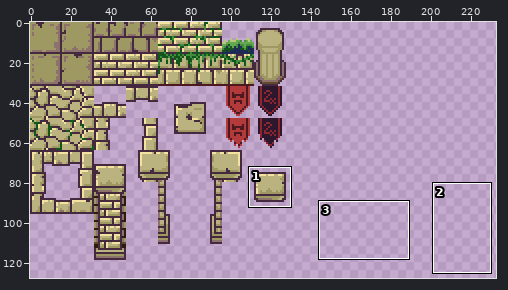
A pixel-art file gets an edit: Assets/Sprites/arena-tileset.ase. Above, an overview of the earlier version with the close-up marked.
Close-up. The starting point:
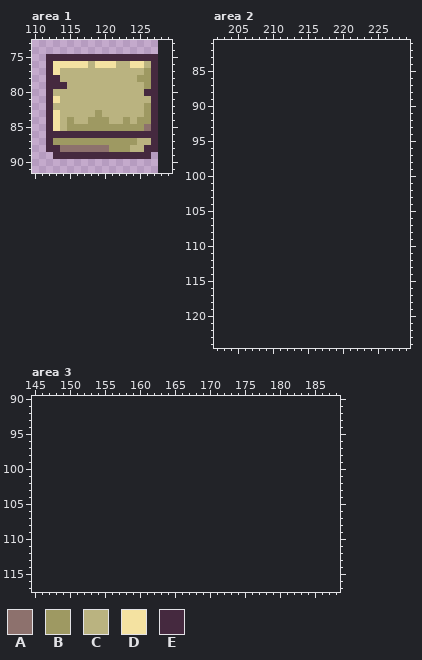
128x128 pixels, 1 frame. Shown: area 1: x 110..129, y 73..91; area 2: x 202..229, y 81..124; area 3: x 145..188, y 90..117. The old version is drawn lined up with the new one, on the new canvas. The wide view leaves out empty margins. The commit also changed other parts of the picture, which this record leaves out.
Palette (. is transparent): A #8d716d  B #9e9962  C #bab380  D #f4e2a1  E #45293f
After the commit:
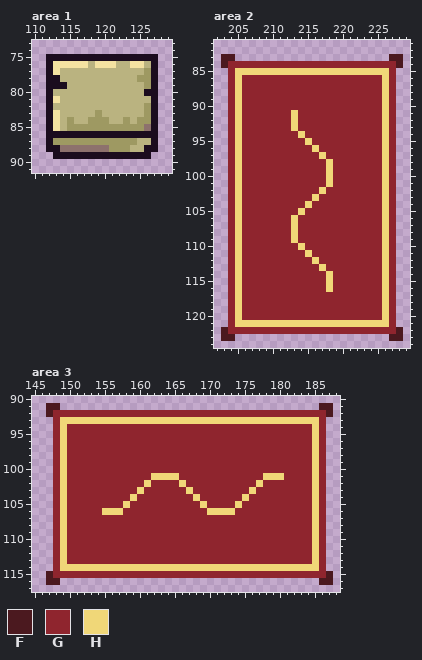
Colours new in this view: F #4b191f  G #8f252e  H #f0d778
The edit:
canvas 128x128 -> 256x128
colour E: #45293f -> #1b0c1e
Changed rows in their new state; - is a pixel that keeps its letter.
Area 2:
first column x 203:
 83 FF----------------------FF
 84 FGGGGGGGGGGGGGGGGGGGGGGGGF
 85 -GHHHHHHHHHHHHHHHHHHHHHHG-
 86 -GHGGGGGGGGGGGGGGGGGGGGHG-
 87 -GHGGGGGGGGGGGGGGGGGGGGHG-
 88 -GHGGGGGGGGGGGGGGGGGGGGHG-
 89 -GHGGGGGGGGGGGGGGGGGGGGHG-
 90 -GHGGGGGGGGGGGGGGGGGGGGHG-
 91 -GHGGGGGGGHGGGGGGGGGGGGHG-
 92 -GHGGGGGGGHGGGGGGGGGGGGHG-
 93 -GHGGGGGGGHGGGGGGGGGGGGHG-
 94 -GHGGGGGGGGHGGGGGGGGGGGHG-
 95 -GHGGGGGGGGGHGGGGGGGGGGHG-
 96 -GHGGGGGGGGGGHGGGGGGGGGHG-
 97 -GHGGGGGGGGGGGHGGGGGGGGHG-
 98 -GHGGGGGGGGGGGGHGGGGGGGHG-
 99 -GHGGGGGGGGGGGGHGGGGGGGHG-
100 -GHGGGGGGGGGGGGHGGGGGGGHG-
101 -GHGGGGGGGGGGGGHGGGGGGGHG-
102 -GHGGGGGGGGGGGHGGGGGGGGHG-
103 -GHGGGGGGGGGGHGGGGGGGGGHG-
104 -GHGGGGGGGGGHGGGGGGGGGGHG-
105 -GHGGGGGGGGHGGGGGGGGGGGHG-
106 -GHGGGGGGGHGGGGGGGGGGGGHG-
107 -GHGGGGGGGHGGGGGGGGGGGGHG-
108 -GHGGGGGGGHGGGGGGGGGGGGHG-
109 -GHGGGGGGGHGGGGGGGGGGGGHG-
110 -GHGGGGGGGGHGGGGGGGGGGGHG-
111 -GHGGGGGGGGGHGGGGGGGGGGHG-
112 -GHGGGGGGGGGGHGGGGGGGGGHG-
113 -GHGGGGGGGGGGGHGGGGGGGGHG-
114 -GHGGGGGGGGGGGGHGGGGGGGHG-
115 -GHGGGGGGGGGGGGHGGGGGGGHG-
116 -GHGGGGGGGGGGGGHGGGGGGGHG-
117 -GHGGGGGGGGGGGGGGGGGGGGHG-
118 -GHGGGGGGGGGGGGGGGGGGGGHG-
119 -GHGGGGGGGGGGGGGGGGGGGGHG-
120 -GHGGGGGGGGGGGGGGGGGGGGHG-
121 -GHHHHHHHHHHHHHHHHHHHHHHG-
122 FGGGGGGGGGGGGGGGGGGGGGGGGF
123 FF----------------------FF
Area 3:
first column x 147:
 91 FF-------------------------------------FF
 92 FGGGGGGGGGGGGGGGGGGGGGGGGGGGGGGGGGGGGGGGF
 93 -GHHHHHHHHHHHHHHHHHHHHHHHHHHHHHHHHHHHHHG-
 94 -GHGGGGGGGGGGGGGGGGGGGGGGGGGGGGGGGGGGGHG-
 95 -GHGGGGGGGGGGGGGGGGGGGGGGGGGGGGGGGGGGGHG-
 96 -GHGGGGGGGGGGGGGGGGGGGGGGGGGGGGGGGGGGGHG-
 97 -GHGGGGGGGGGGGGGGGGGGGGGGGGGGGGGGGGGGGHG-
 98 -GHGGGGGGGGGGGGGGGGGGGGGGGGGGGGGGGGGGGHG-
 99 -GHGGGGGGGGGGGGGGGGGGGGGGGGGGGGGGGGGGGHG-
100 -GHGGGGGGGGGGGGGGGGGGGGGGGGGGGGGGGGGGGHG-
101 -GHGGGGGGGGGGGGHHHHGGGGGGGGGGGGHHHGGGGHG-
102 -GHGGGGGGGGGGGHGGGGHGGGGGGGGGGHGGGGGGGHG-
103 -GHGGGGGGGGGGHGGGGGGHGGGGGGGGHGGGGGGGGHG-
104 -GHGGGGGGGGGHGGGGGGGGHGGGGGGHGGGGGGGGGHG-
105 -GHGGGGGGGGHGGGGGGGGGGHGGGGHGGGGGGGGGGHG-
106 -GHGGGGGHHHGGGGGGGGGGGGHHHHGGGGGGGGGGGHG-
107 -GHGGGGGGGGGGGGGGGGGGGGGGGGGGGGGGGGGGGHG-
108 -GHGGGGGGGGGGGGGGGGGGGGGGGGGGGGGGGGGGGHG-
109 -GHGGGGGGGGGGGGGGGGGGGGGGGGGGGGGGGGGGGHG-
110 -GHGGGGGGGGGGGGGGGGGGGGGGGGGGGGGGGGGGGHG-
111 -GHGGGGGGGGGGGGGGGGGGGGGGGGGGGGGGGGGGGHG-
112 -GHGGGGGGGGGGGGGGGGGGGGGGGGGGGGGGGGGGGHG-
113 -GHGGGGGGGGGGGGGGGGGGGGGGGGGGGGGGGGGGGHG-
114 -GHHHHHHHHHHHHHHHHHHHHHHHHHHHHHHHHHHHHHG-
115 FGGGGGGGGGGGGGGGGGGGGGGGGGGGGGGGGGGGGGGGF
116 FF-------------------------------------FF
